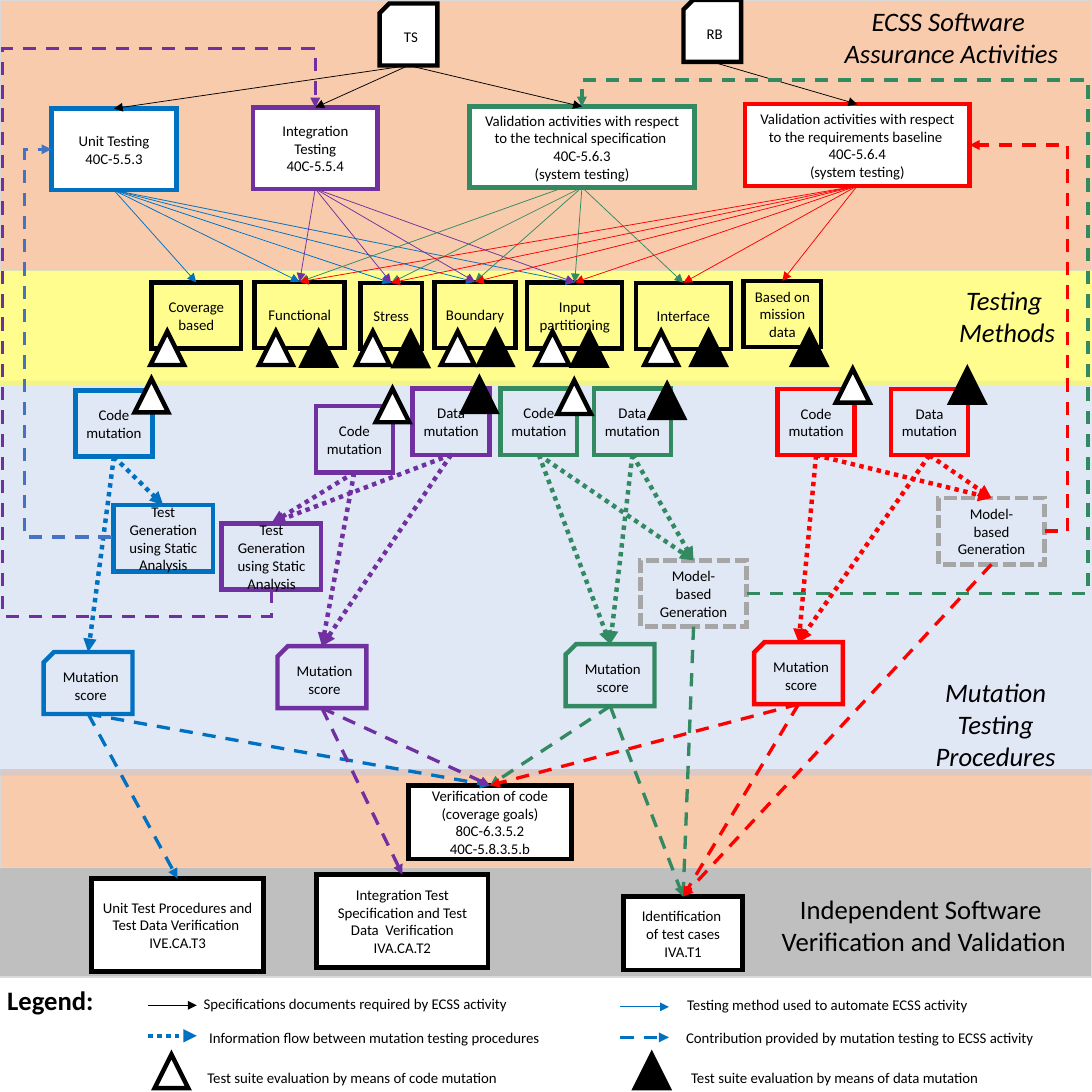
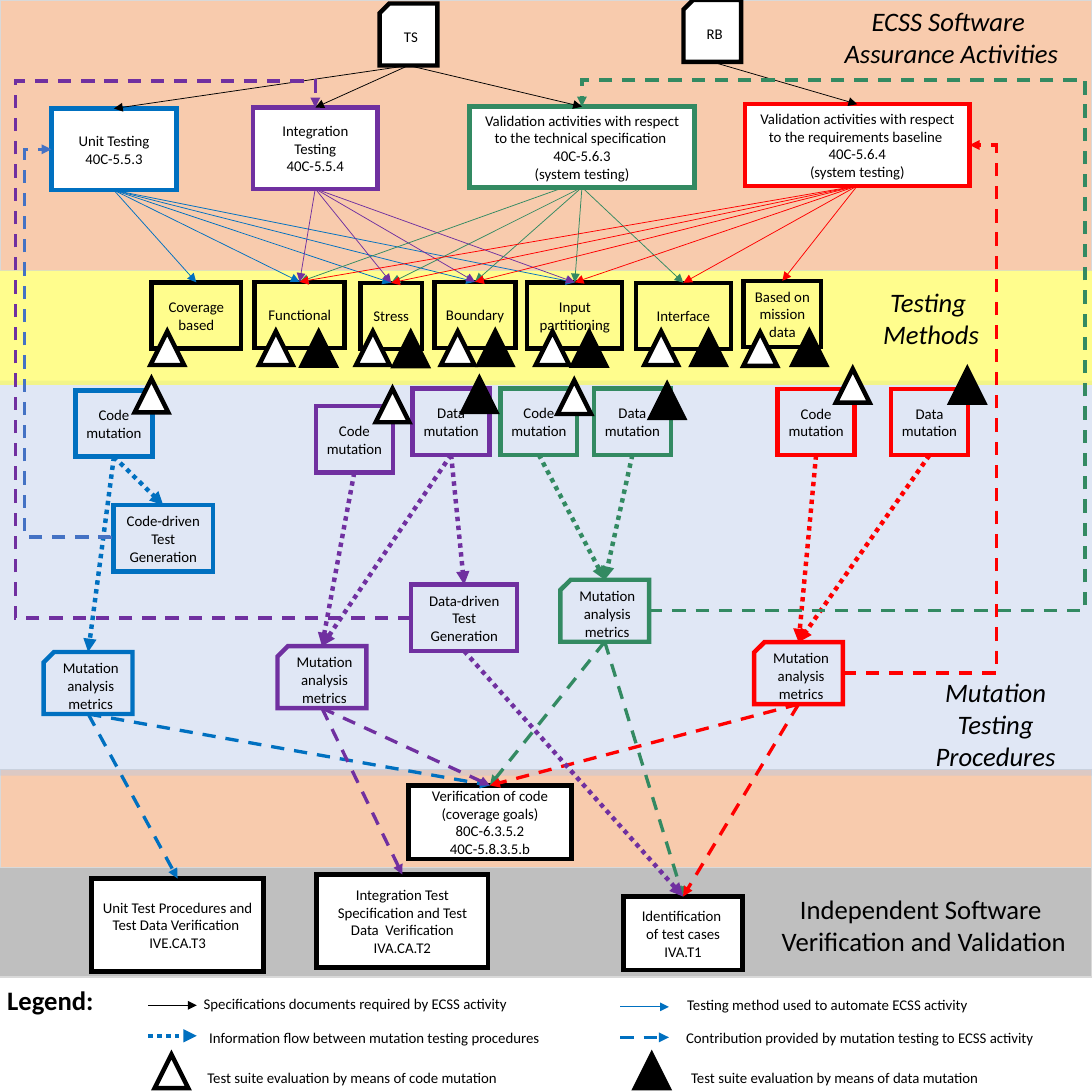
Before and after one commit to SNTSVV/FAQAS_MASS, a slide deck: slide 1 of reports/FR/images/ECSSTesting.pptx. Drawn at 1092x1092 pixels with LibreOffice and Linux fonts; fonts in the diff are those of the drawing. Boxes give left, top, right and bottom in pixels: in the first picture for what was removed or moved away, otherwise in the second. Text is boxed around its words. In the diff, an @@ line names an element or a change of style, - is before the commit and + after.

```diff
--- a/reports/FR/images/ECSSTesting.pptx
+++ b/reports/FR/images/ECSSTesting.pptx
@@ elbow arrow moved from (271, 590) - (316, 108) to (411, 617) - (316, 108) @@
@@ elbow arrow moved from (746, 593) - (582, 107) to (649, 611) - (582, 107) @@
@@ elbow arrow moved from (1044, 531) - (969, 145) to (842, 673) - (969, 145) @@
@@ text "Testing": place and size @@
-text "Testing" at [959, 291, 1055, 343]
+text "Testing" at [883, 293, 979, 345]
@@ triangle added at [743, 332, 776, 365], fill #FFFFFF, outline #000000 3 pt @@
@@ arrow removed from (354, 472) to (271, 524) @@
@@ arrow moved from (451, 454) - (271, 524) to (451, 454) - (464, 584) @@
@@ arrow moved from (539, 454) - (610, 644) to (539, 454) - (605, 580) @@
@@ arrow removed from (539, 454) to (693, 560) @@
@@ arrow moved from (632, 454) - (610, 644) to (632, 454) - (605, 580) @@
@@ arrow removed from (632, 454) to (693, 560) @@
@@ arrow removed from (816, 455) to (991, 498) @@
@@ arrow removed from (929, 455) to (991, 498) @@
@@ rectangle removed at [938, 498, 1045, 564] @@
-Model-
-based
-Generation
@@ text in rectangle at [127, 515, 200, 526]: paragraph added @@
+Code-driven
@@ rectangle removed at [222, 524, 321, 590] @@
-Test
-Generation
-using Static Analysis
@@ text in rectangle at [129, 543, 197, 575]: paragraph removed @@
-using Static Analysis
@@ rectangle removed at [640, 560, 746, 626] @@
-Model-
-based
-Generation
@@ arrow removed from (991, 564) to (682, 896) @@
@@ rectangle added at [411, 584, 517, 651], outline #7030A0 3 pt, 10 pt, text #000000 @@
+Data-driven
+Test
+Generation
@@ snip rect "Mutation": place and size @@
-snip rect "Mutation" at [565, 644, 654, 706]
+snip rect "Mutation" at [560, 580, 648, 642]
@@ text in snip rect at [584, 608, 631, 641]: text changed @@
-score
+analysis
+metrics
@@ arrow removed from (693, 626) to (682, 896) @@
@@ arrow added from (464, 651) to (682, 896), #7030A0 3 pt dashed @@
@@ arrow moved from (610, 706) - (489, 785) to (605, 642) - (489, 785) @@
@@ arrow moved from (610, 706) - (682, 896) to (605, 642) - (682, 896) @@
@@ text in snip rect at [67, 680, 114, 713]: text changed @@
-score
+analysis
+metrics
@@ text in snip rect at [301, 674, 348, 707]: text changed @@
-score
+analysis
+metrics
@@ text in snip rect at [778, 670, 825, 703]: text changed @@
-score
+analysis
+metrics
```
Also in this commit, not shown: 6 other files.
